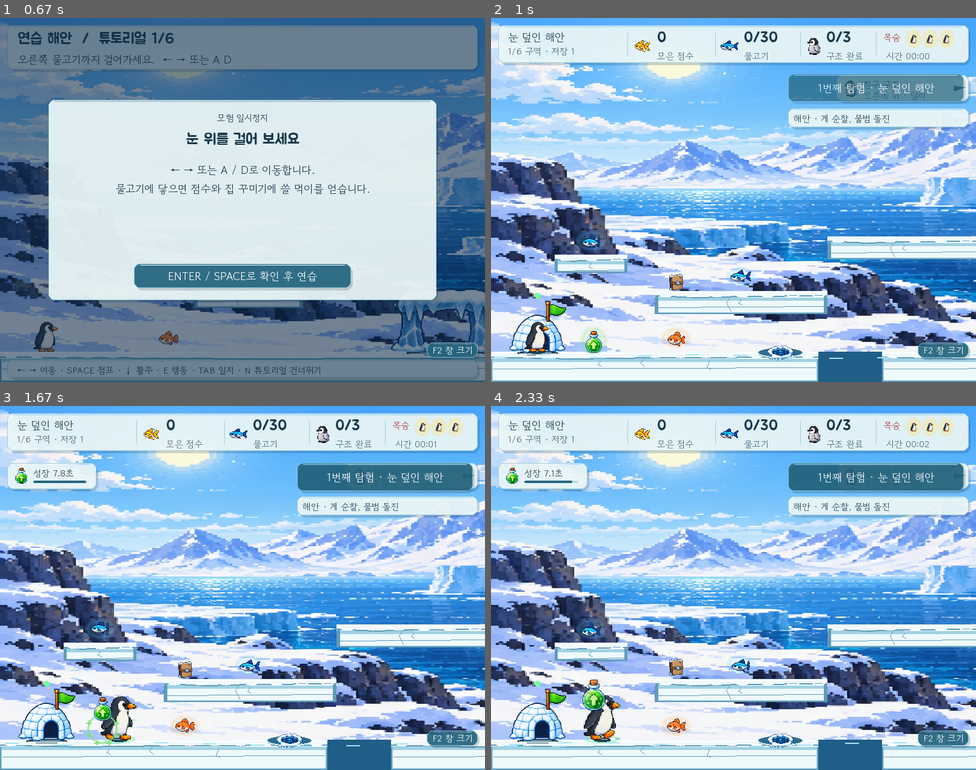
Above: before the commit, frames 1-4 (two rows, left to right).
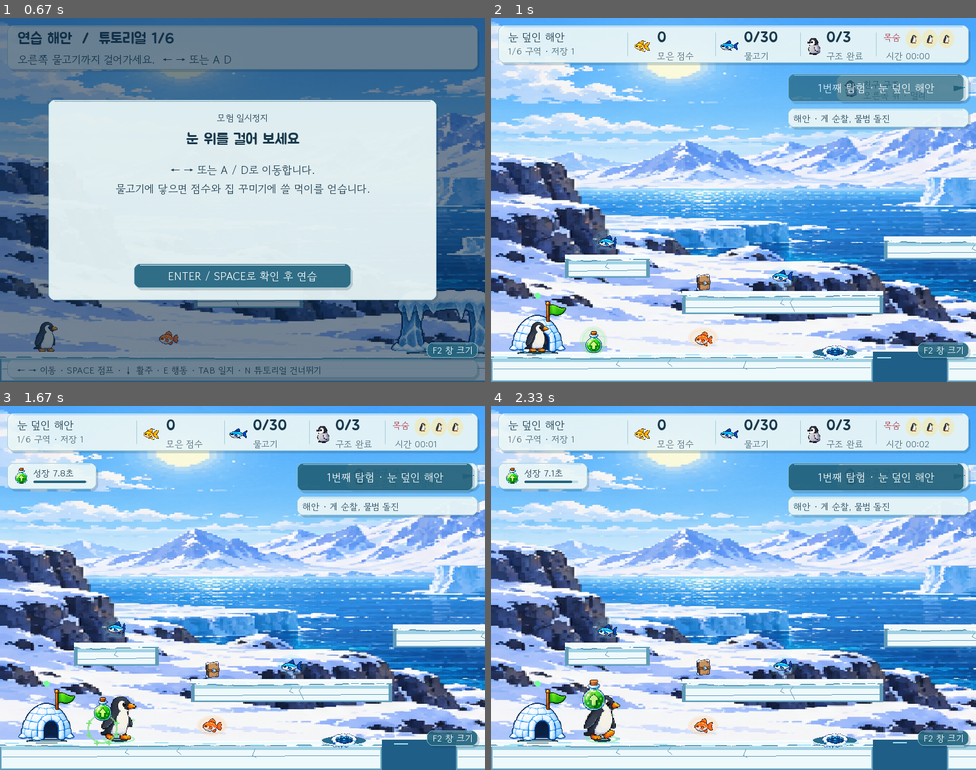
Above: after the commit, the same moments.

Repository: CJE-cpu/penguingame
Game: pygame game, started from pygame/main.py
The game is run twice, just before and just after one commit, with the same random seed, the same clock (stepped at 60 frames per second) and the same inputs.
Inputs:
- Up to frame 1 (0.67 s): tap Space at 0.33 s
- Up to frame 2 (1 s): type "ann" at 0.67 s
- Up to frame 3 (1.67 s): tap Enter at 1 s; hold Right from 1.22 s (still down)
- Up to frame 4 (2.33 s): release Right at 1.68 s; hold Left 1.77-2.07 s; hold Right from 2.1 s (still down)

Frame 1 is identical in both runs. In frame 2, 6.0% of the frame differs, in the area x 2-100%, y 58-100%; in frame 3, 6.1%, in the area x 8-100%, y 58-100%; in frame 4, 6.1%.

Commit message:
Expand all overworld regions

Diff:
--- a/pygame/main.py
+++ b/pygame/main.py
@@ -25,7 +25,10 @@
 
 WIDTH, HEIGHT = 800, 600
 NORMAL_PLAYER_SIZE = (40, 52)
-REGION_WIDTH = 1800
+# Keep every biome spacious enough for exploration and combat beats to breathe.
+# MAP_LAYOUTS use a 1,200 px authoring grid, so changing this value expands all
+# terrain and terrain-anchored objects together without introducing seams.
+REGION_WIDTH = 2100
 MAP_SCALE = REGION_WIDTH / 1200
 REGIONS = [('눈 덮인 해안', (109, 192, 226)), ('미끄러운 빙하', (80, 211, 239)),
            ('얼음 동굴', (106, 129, 179)), ('눈보라 고원', (159, 183, 202)),
@@ -331,7 +334,16 @@
         self.sanctuary_seen = False
         self.max_score += len(self.babies) * 100 + len(self.caves) * 100
         self.content = AdventureContent(self)
-        boss_arena = pg.Rect(2*REGION_WIDTH+800, 350, 650, 200)
+        # Fit the seal arena into the open floor between the climbing route
+        # and the exit ledges. Deriving it from terrain keeps the lane clear
+        # when the world scale changes.
+        cave_offset = 2*REGION_WIDTH
+        cave_ledges = self.region_ledges[2]
+        left_route_edge = max(p.right for p in cave_ledges if p.left < cave_offset+REGION_WIDTH//2)
+        exit_route_edge = min(p.left for p in cave_ledges if p.left > cave_offset+REGION_WIDTH//2)
+        boss_left = left_route_edge+28
+        boss_right = exit_route_edge-28
+        boss_arena = pg.Rect(boss_left, 350, boss_right-boss_left, 200)
         self.boss = SealBoss(boss_arena, self.region_grounds[2][0].top,
                              self.boss_images)
         moved = 0
@@ -341,8 +353,12 @@
                 moved += 1
         self.max_score += self.boss.SCORE
         skua_ground = self.region_grounds[4][-1]
+        skua_right_ledges = [p for p in self.region_ledges[4]
+                             if p.left > skua_ground.left]
+        skua_right = min(p.left for p in skua_right_ledges)-28
         skua_arena = pg.Rect(skua_ground.left+30, 330,
-                             skua_ground.width-300, skua_ground.top-330)
+                             skua_right-skua_ground.left-30,
+                             skua_ground.top-330)
         self.skua_boss = SkuaBoss(skua_arena, skua_ground.top,
                                   self.skua_boss_images)
         moved = 0
--- a/pygame/test_game.py
+++ b/pygame/test_game.py
@@ -814,6 +814,10 @@
         g.enemies = []
         g.items = []
         g.babies = []
+        # This check measures terrain traversal independently from encounter
+        # gates; boss confinement deliberately blocks the far side in play.
+        g.boss.defeated = True
+        g.skua_boss.defeated = True
         g.fish = [('orange', pg.Rect(-1000, 0, 36, 24))]
         for region in range(len(REGIONS)):
             nodes = g.region_grounds[region] + g.region_ledges[region]
@@ -1256,7 +1260,7 @@
     def test_research_rewards_and_crystal_persistence(self):
         g = self.game
         c = g.content
-        self.assertEqual(WORLD_WIDTH,10800)
+        self.assertEqual(WORLD_WIDTH,12600)
         for crystal in c.crystals:
             r = crystal['rect']
             self.assertFalse(any(r.colliderect(fish) for kind,fish in g.fish))
Not shown, changed: release/AntarcticPenguin.exe
Not shown, removed: web/public/game/browser-game-1792560311.apk
Not shown, added: web/public/game/browser-game-1792560494.apk
Not shown, changed: web/public/game/index.html
